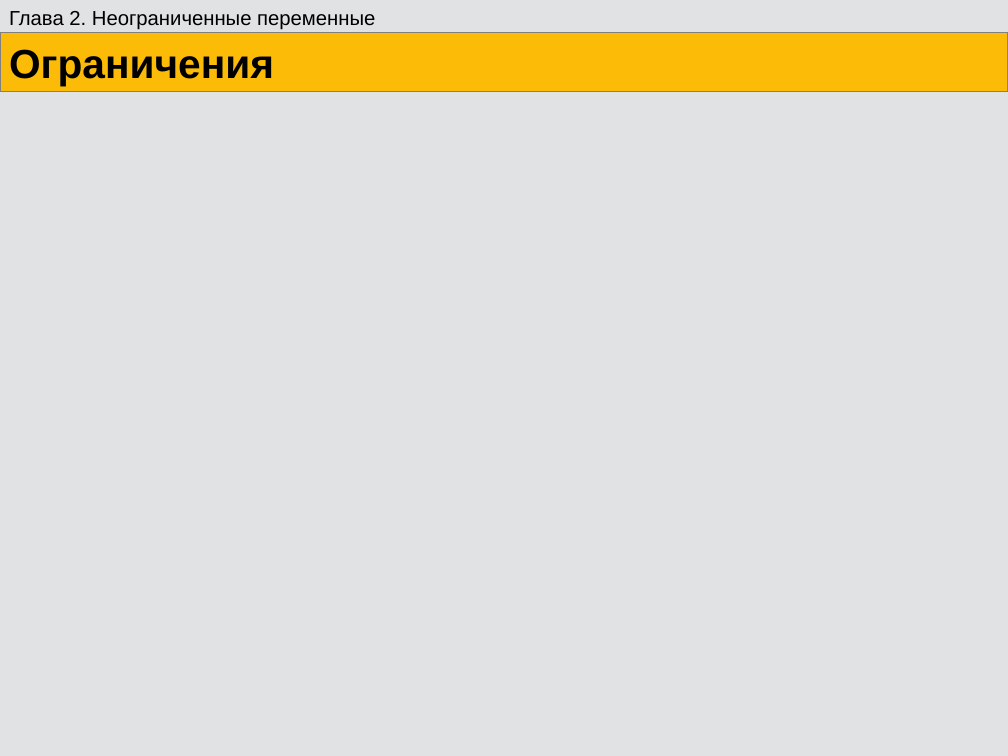
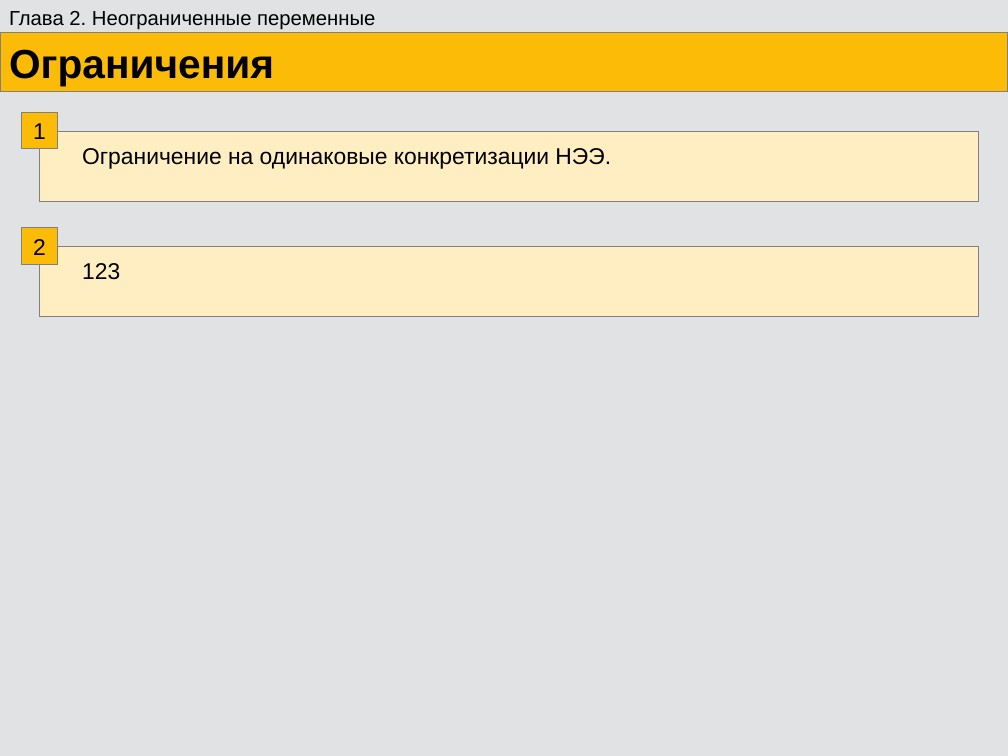
Before and after one commit to eugeneai/prisnif, a slide deck: slide 28 of brick/pres/pacman.odp. Drawn at 1008x756 pixels with LibreOffice and Linux fonts; fonts in the diff are those of the drawing. Boxes give left, top, right and bottom in pixels: in the first picture for what was removed or moved away, otherwise in the second. Text is boxed around its words. In the diff, an @@ line names an element or a change of style, - is before the commit and + after.

```diff
--- a/brick/pres/pacman.odp
+++ b/brick/pres/pacman.odp
@@ rectangle added at (x1=21, y1=113, x2=58, y2=149), fill #FCBB06, outline #808080 0 pt, 18 pt, text #000000 @@
+1
@@ rectangle added at (x1=39, y1=132, x2=979, y2=201), fill #FFEEC1, outline #808080 0 pt @@
@@ text added at (x1=82, y1=148, x2=611, y2=169), 18 pt, text #000000 @@
+Ограничение на одинаковые конкретизации НЭЭ.
@@ rectangle added at (x1=21, y1=228, x2=58, y2=264), fill #FCBB06, outline #808080 0 pt, 18 pt, text #000000 @@
+2
@@ rectangle added at (x1=39, y1=247, x2=979, y2=316), fill #FFEEC1, outline #808080 0 pt @@
@@ text added at (x1=82, y1=263, x2=120, y2=280), 18 pt, text #000000 @@
+123
```
Also in this commit, not shown: 6 other slides changed.
